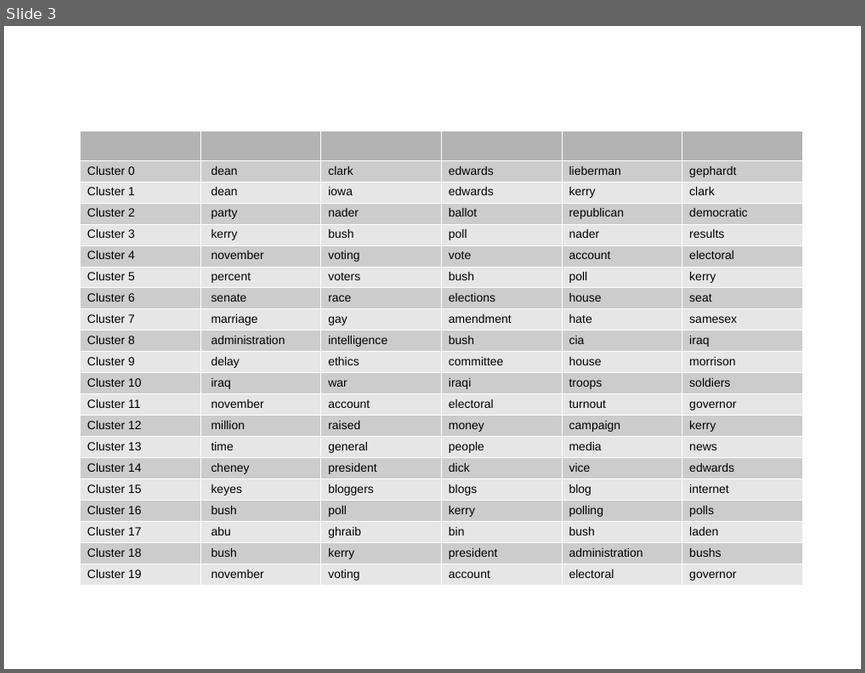
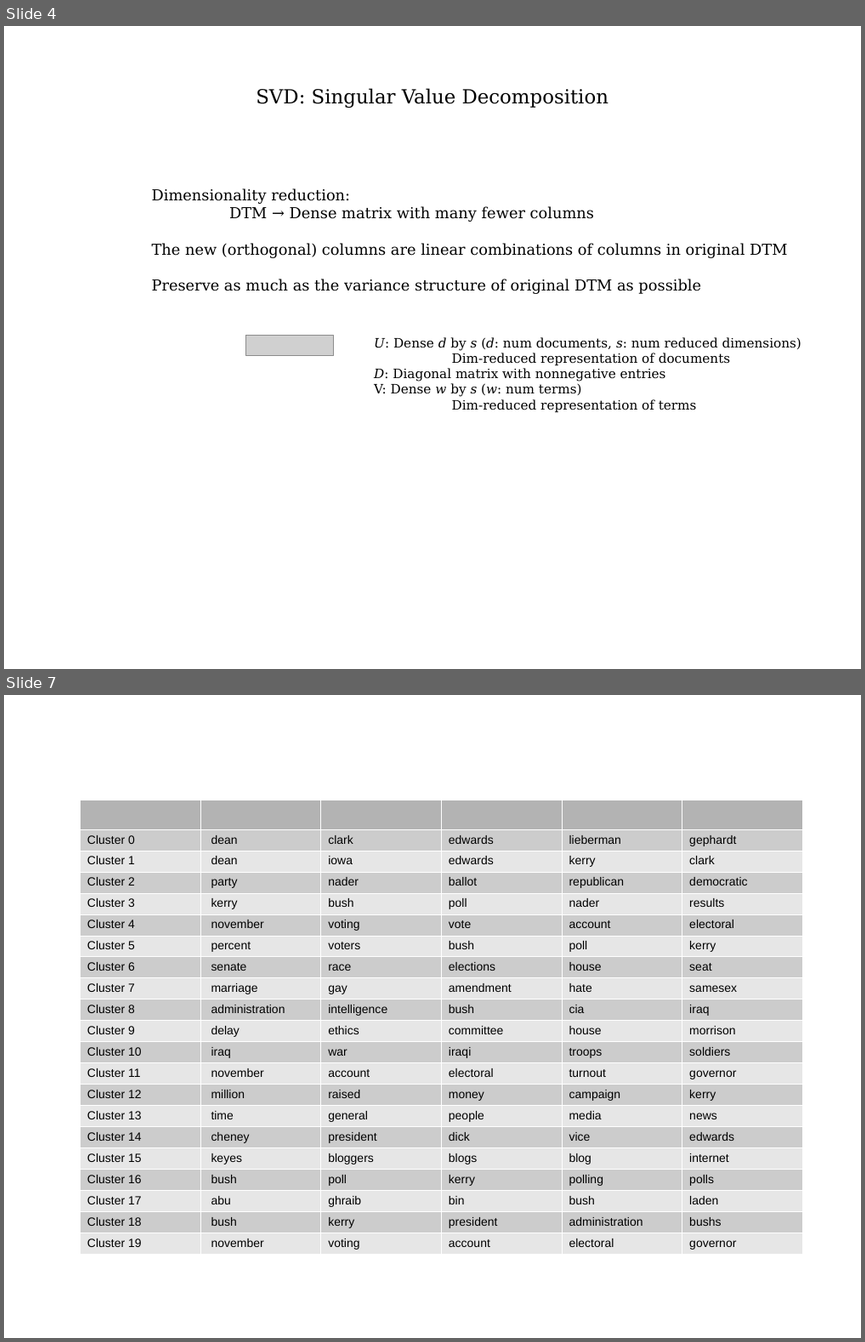
Before and after one commit to vitalv/doc-clustering-topic-modeling, a slide deck: doc-clustering-topic-modeling.odp. Shown one above the other, each under a label of ours: slide 3 before the commit, slides 4 and 7 after it; the slides between them are not shown. The pictures are 865x673 and 865x1342 pixels, drawn with LibreOffice and Linux fonts; fonts in the diff are those of the drawing; grey boxes stand for pictures. Boxes give left, top, right and bottom in pixels: in the first picture for what was removed or moved away, otherwise in the second. Text is boxed around its words. In the diff, an @@ line names an element or a change of style, - is before the commit and + after.

```diff
--- a/doc-clustering-topic-modeling.odp
+++ b/doc-clustering-topic-modeling.odp
@@ slide 4 added at bbox=[4, 26, 861, 669], background #FFFFFF @@
@@ text added at bbox=[256, 88, 608, 108], 18 pt, text #000000 @@
+SVD: Singular Value Decomposition
@@ text added at bbox=[152, 188, 787, 294], 14 pt, text #000000 @@
+Dimensionality reduction:
+DTM → Dense matrix with many fewer columns
+The new (orthogonal) columns are linear combinations of columns in original DTM
+Preserve as much as the variance structure of original DTM as possible
@@ picture added at bbox=[245, 335, 334, 356] @@
@@ text added at bbox=[374, 337, 801, 413], 12 pt, text #000000 @@
+U: Dense d by s (d: num documents, s: num reduced dimensions)
+Dim-reduced representation of documents
+D: Diagonal matrix with nonnegative entries
+V: Dense w by s (w: num terms)
+Dim-reduced representation of terms
@@ what was slide 3 is now slide 7 @@
```
Also in this commit, not shown: 5 other slides added, 2 slides removed.
